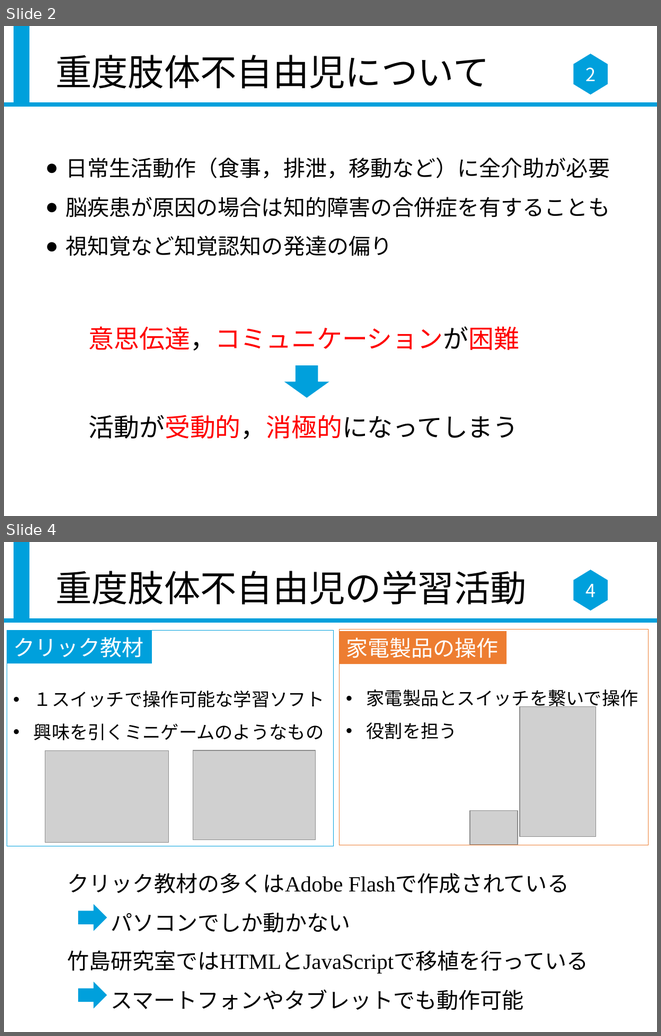
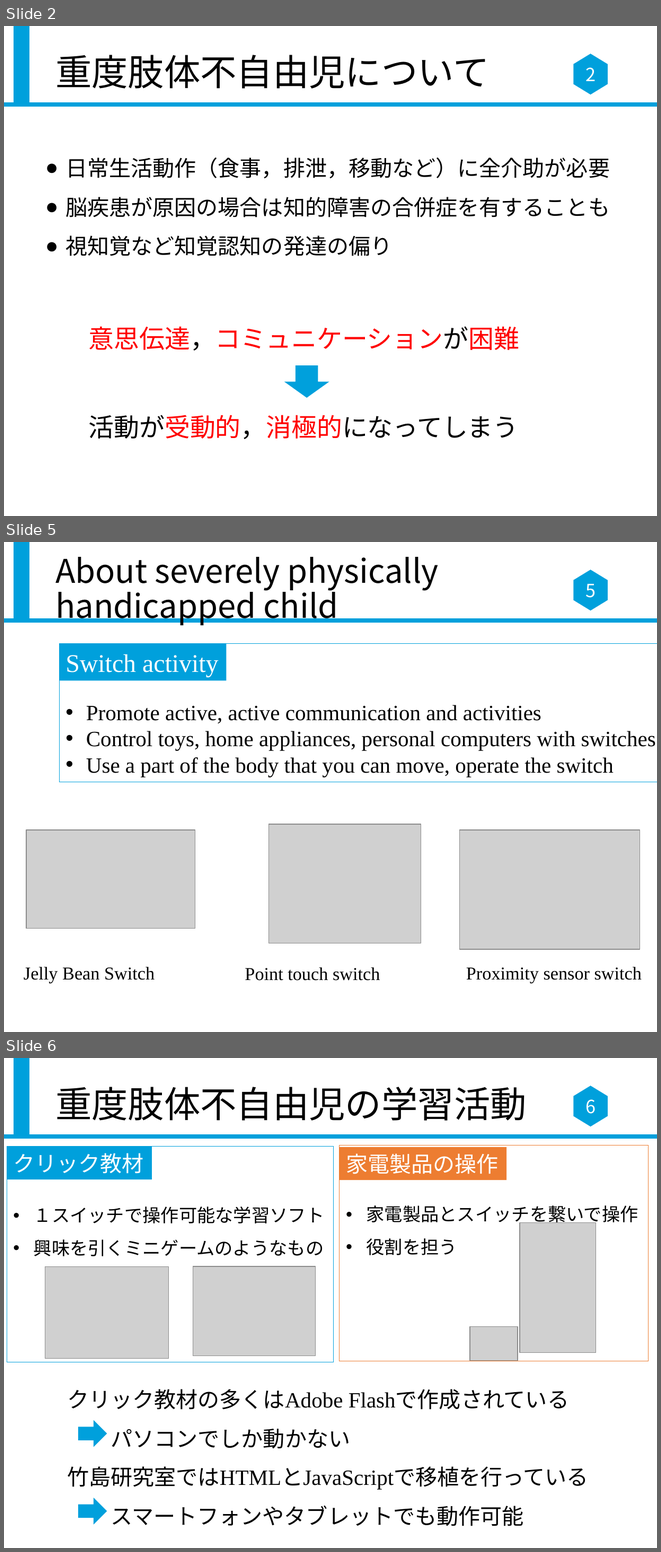
Before and after one commit to mimiiiz/SummerTrainning, a slide deck: 発表スライド432.pptx. Shown one above the other, each under a label of ours: slides 2 and 4 before the commit, slides 2, 5 and 6 after it; the slides between them are not shown. The pictures are 661x1036 and 661x1552 pixels, drawn with LibreOffice and Linux fonts; fonts in the diff are those of the drawing; grey boxes stand for pictures. Boxes give left, top, right and bottom in pixels: in the first picture for what was removed or moved away, otherwise in the second. Text is boxed around its words. In the diff, an @@ line names an element or a change of style, - is before the commit and + after.

```diff
--- a/発表スライド432.pptx
+++ b/発表スライド432.pptx
@@ slide 5 added at (4,542,657,1032), background #FFFFFF; not listed: 3 template elements that a slide beside it also shows @@
@@ title added at (55,557,439,625), 36 pt, text #000000 @@
+About severely physically handicapped child
@@ page number added at (585,584,595,598), 20 pt, text #FFFFFF @@
+5
@@ rectangle added at (60,643,657,782), outline #00A0DC 0.75 pt, 24 pt, text #000000 @@
+• Promote active, active communication and activities
+• Control toys, home appliances, personal computers with switches
+• Use a part of the body that you can move, operate the switch
@@ rectangle added at (60,643,227,680), fill #00A0DC, 28 pt, text #FFFFFF @@
+Switch activity
@@ picture added at (268,824,421,943) @@
@@ picture added at (26,830,195,928) @@
@@ picture added at (460,830,640,950) @@
@@ text added at (24,967,155,983), 20 pt, text #000000 @@
+Jelly Bean Switch
@@ text added at (245,967,380,980), 20 pt, text #000000 @@
+Point touch switch
@@ text added at (466,967,642,983), 20 pt, text #000000 @@
+Proximity sensor switch
@@ what was slide 4 is now slide 6 @@
@@ page number at (585,1099,595,1114): text changed @@
-4
+6
```
Also in this commit, not shown: 1 slide changed, 4 other slides added.
